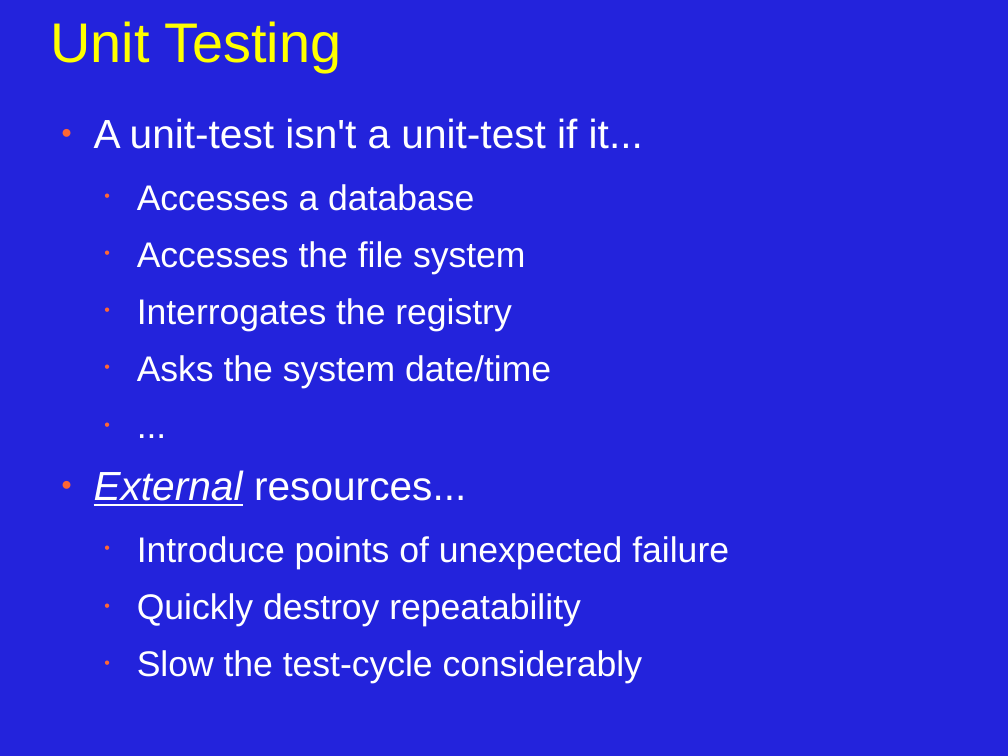
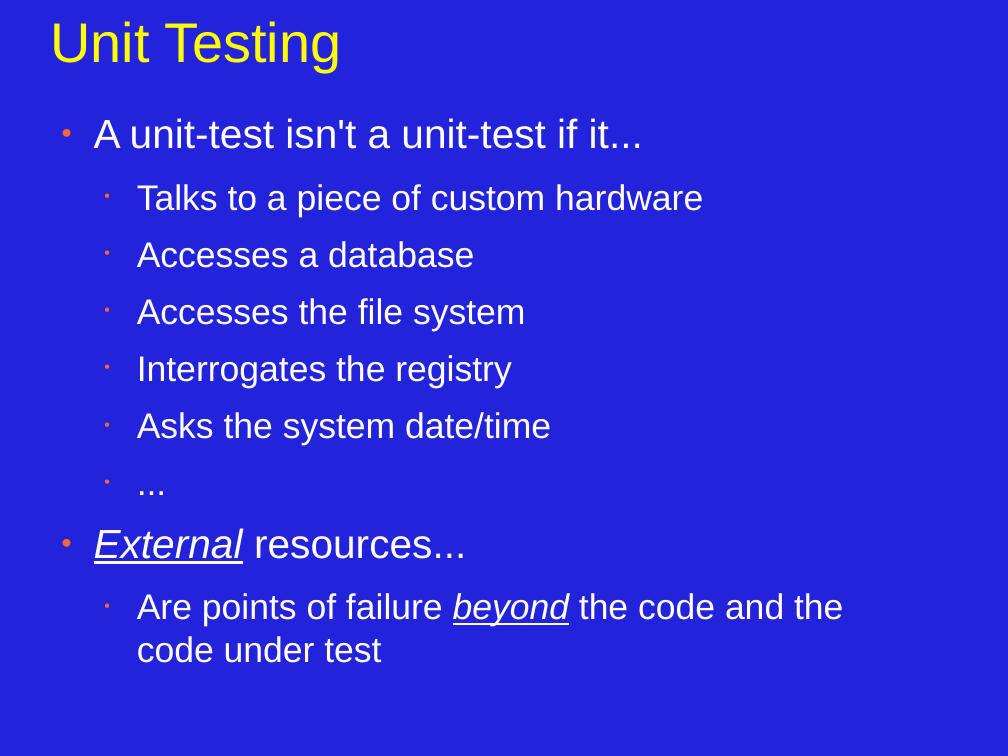
Before and after one commit to JonJagger/two-day-courses, a slide deck: slide 25 of cppf/06_Program_Organization_and_Dependency_Management.odp (slide 23 before the commit). Drawn at 1008x756 pixels with LibreOffice and Linux fonts; fonts in the diff are those of the drawing. Boxes give left, top, right and bottom in pixels: in the first picture for what was removed or moved away, otherwise in the second. Text is boxed around its words. In the diff, an @@ line names an element or a change of style, - is before the commit and + after.

```diff
--- a/cppf/06_Program_Organization_and_Dependency_Management.odp
+++ b/cppf/06_Program_Organization_and_Dependency_Management.odp
@@ text at (137, 184, 703, 217): paragraph added @@
+  • Talks to a piece of custom hardware
@@ text at (137, 593, 843, 663): text changed @@
-  • Introduce points of unexpected failure
-  • Quickly destroy repeatability
-  • Slow the test-cycle considerably
+  • Are points of failure beyond the code and the
+    code under test
```
Also in this commit, not shown: 6 other slides changed, 4 slides added, 4 slides removed.
